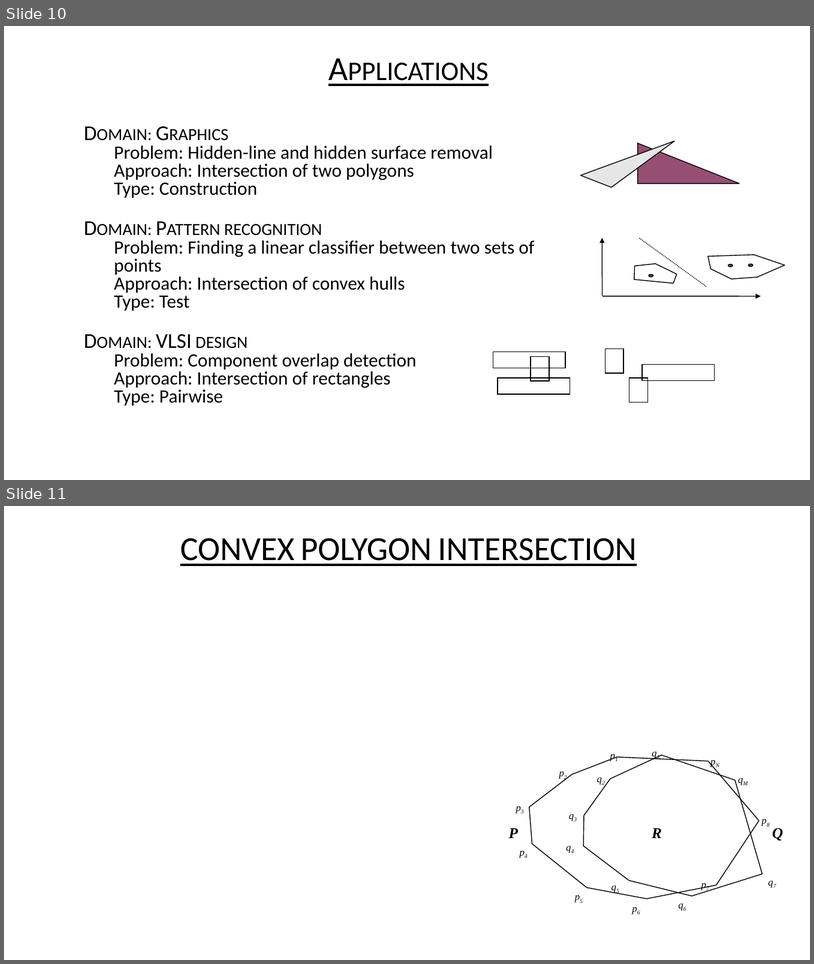
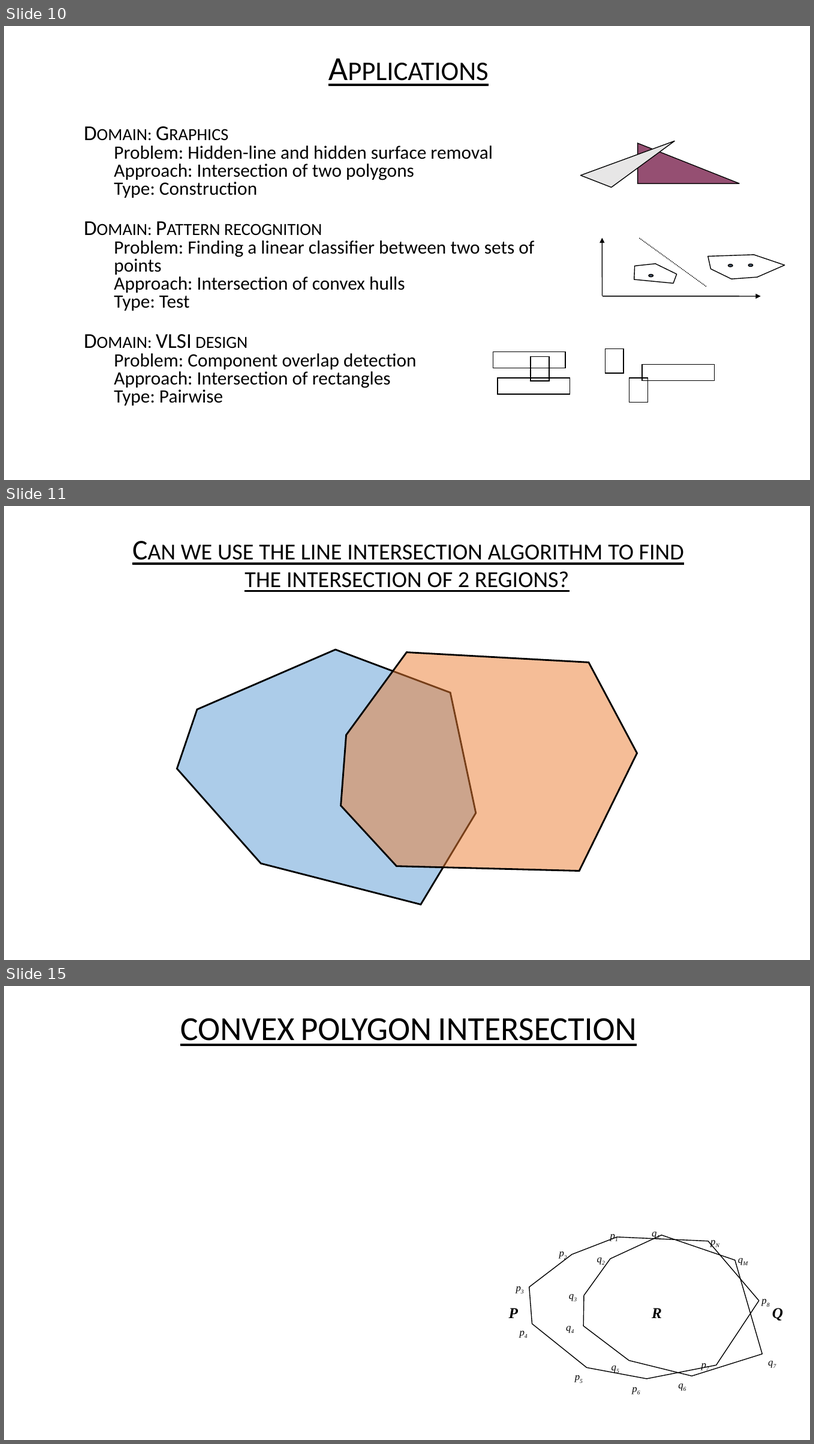
Before and after one commit to USFDataVisualization/Computational-Geometry-Lecture, a slide deck: L05-polygon_intersection.pptx. Shown one above the other, each under a label of ours: slides 10 and 11 before the commit, slides 10, 11 and 15 after it; the slides between them are not shown. The pictures are 814x964 and 814x1444 pixels, drawn with LibreOffice and Linux fonts; fonts in the diff are those of the drawing; grey boxes stand for pictures; background and template pictures are left out. Boxes give left, top, right and bottom in pixels: in the first picture for what was removed or moved away, otherwise in the second. Text is boxed around its words. In the diff, an @@ line names an element or a change of style, - is before the commit and + after.

```diff
--- a/L05-polygon_intersection.pptx
+++ b/L05-polygon_intersection.pptx
@@ slide 11 added at [4,506,810,960], background #FFFFFF @@
@@ text added at [181,544,684,592], 34 pt, text #000000, underline, small capitals @@
+• Can we use the line intersection algorithm to find the intersection of 2 regions?
@@ freeform shape added at [177,649,476,904], fill #5B9BD5 at 50% opacity, outline #000000 2 pt @@
@@ freeform shape added at [341,652,638,871], fill #ED7D31 at 50% opacity, outline #000000 2 pt @@
@@ what was slide 11 is now slide 15 @@
```
Also in this commit, not shown: 4 other slides added, 41 other files.
